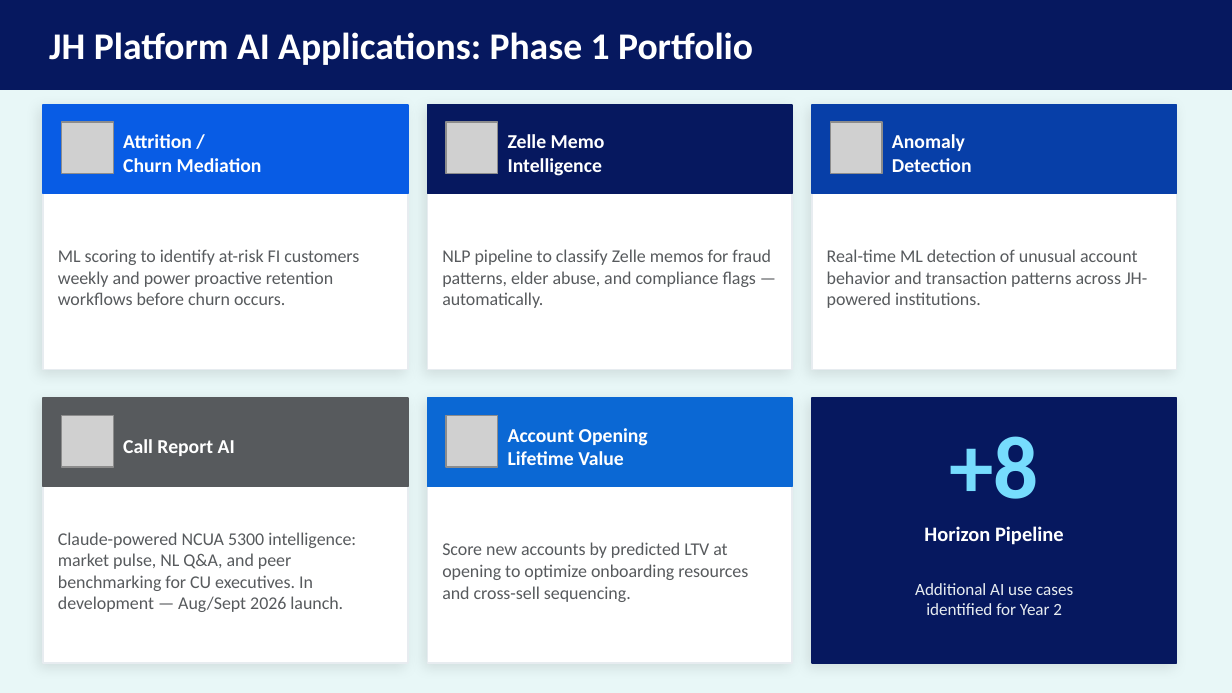
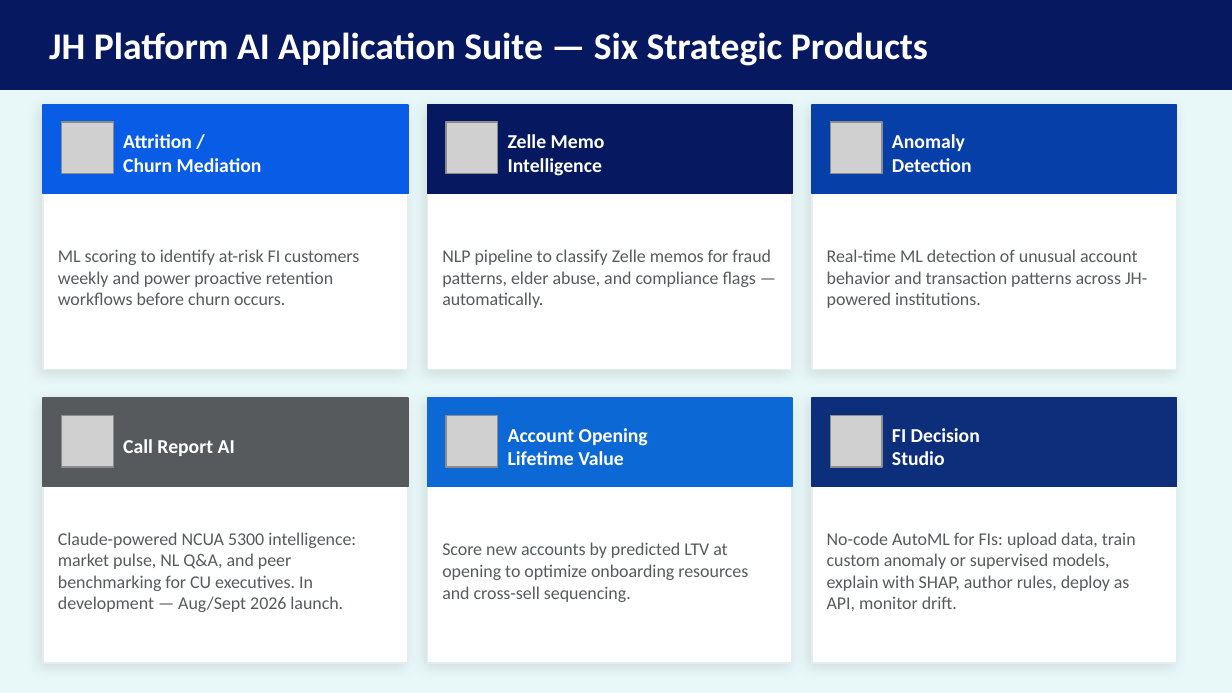
Before and after one commit to MonkeyWrenchGang/jhai_presentations, a slide deck: slide 5 of JH_DS_Strategy_JHBI.pptx. Drawn at 1232x693 pixels with LibreOffice and Linux fonts; fonts in the diff are those of the drawing; grey boxes stand for pictures. Boxes give left, top, right and bottom in pixels: in the first picture for what was removed or moved away, otherwise in the second. Text is boxed around its words. In the diff, an @@ line names an element or a change of style, - is before the commit and + after.

```diff
--- a/JH_DS_Strategy_JHBI.pptx
+++ b/JH_DS_Strategy_JHBI.pptx
@@ text at (x1=49, y1=32, x2=928, y2=66): text changed @@
-JH Platform AI Applications: Phase 1 Portfolio
+JH Platform AI Application Suite — Six Strategic Products
@@ rectangle at (x1=812, y1=398, x2=1177, y2=663): fill #06185F to #FFFFFF; outline #06185F 1 pt to #E7ECF0 1 pt @@
@@ rectangle resized from (x1=950, y1=436, x2=1039, y2=499) to (x1=812, y1=398, x2=1177, y2=487) @@
@@ rectangle at (x1=812, y1=398, x2=1177, y2=487): fill none to #0D2E7A; outline none to #0D2E7A 1 pt @@
@@ picture added at (x1=830, y1=415, x2=882, y2=467) @@
@@ text added at (x1=892, y1=428, x2=980, y2=465), 11.5 pt, text #FFFFFF, bold @@
+FI Decision
+Studio
@@ text in rectangle at (x1=950, y1=436, x2=1039, y2=499): text removed @@
-+8
@@ text added at (x1=827, y1=532, x2=1136, y2=611), 10.5 pt, text #575A5D @@
+No-code AutoML for FIs: upload data, train custom anomaly or supervised models, explain with SHAP, author rules, deploy as API, monitor drift.
@@ text removed at (x1=924, y1=526, x2=1064, y2=545) @@
-Horizon Pipeline
@@ text removed at (x1=915, y1=583, x2=1073, y2=615) @@
-Additional AI use cases
-identified for Year 2
```
Also in this commit, not shown: 3 other slides changed, 1 slide added.
